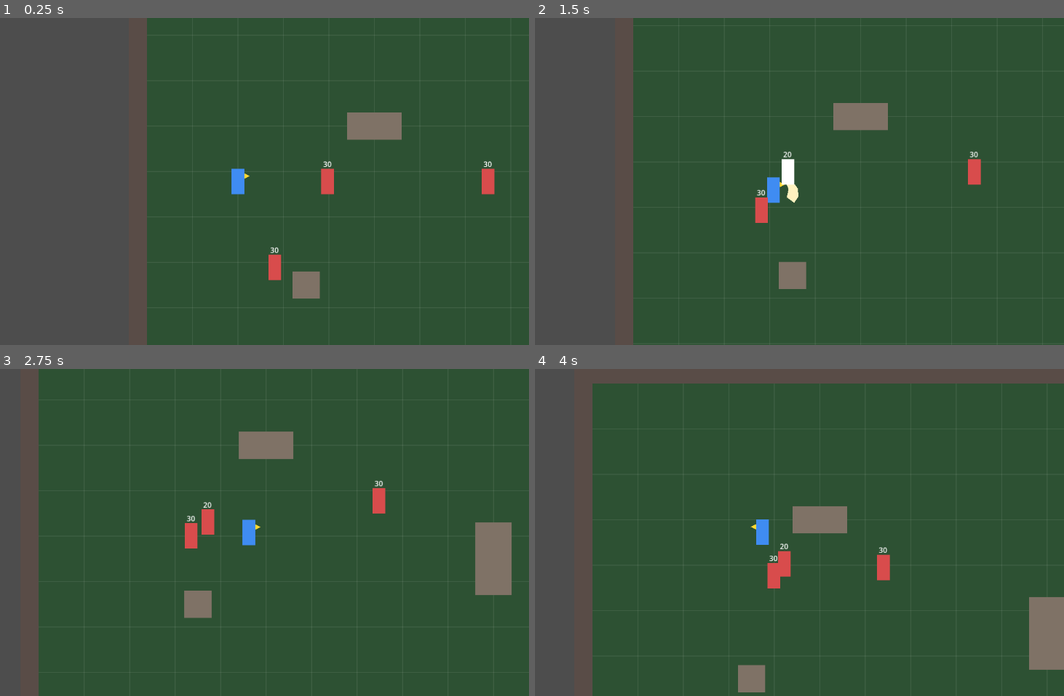
Above: before the commit, frames 1-4 (two rows, left to right).
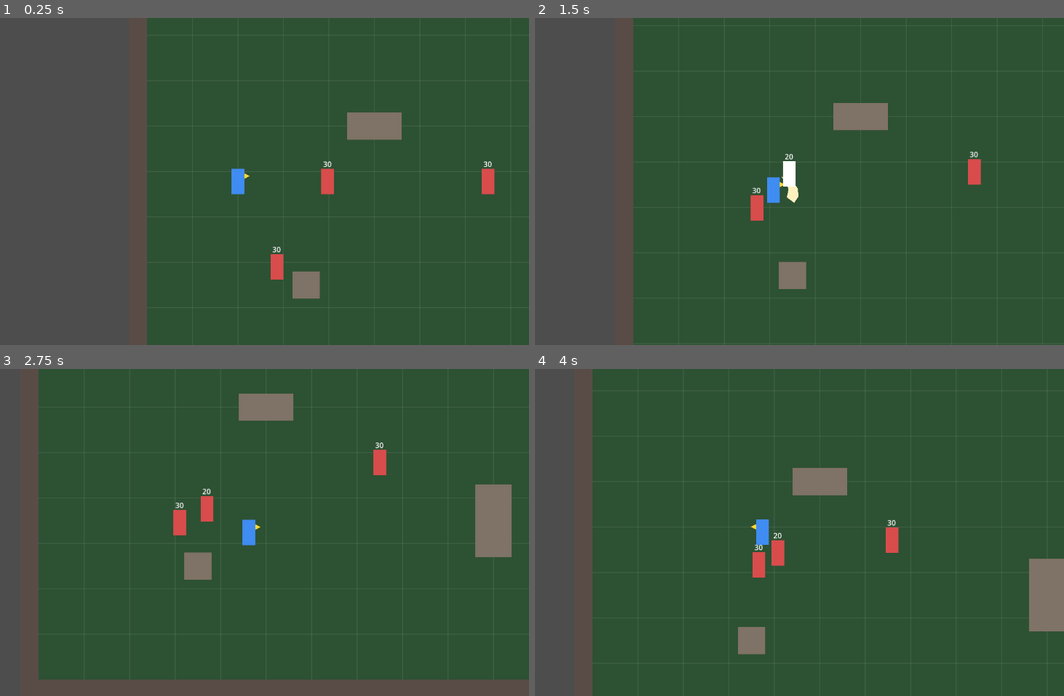
Above: after the commit, the same moments.

Repository: knc219-a11y/second-game
Game: Godot game, scene res://scenes/test_map.tscn
The game is run twice, just before and just after one commit, with the same random seed, the same clock (stepped at 60 frames per second) and the same inputs.
Inputs:
- Up to frame 1 (0.25 s): no input
- Up to frame 2 (1.5 s): hold D (move_right) 0.53-1.28 s; tap Space (attack) at 0.6, 1.35 s; hold S (move_down) from 1.28 s (still down)
- Up to frame 3 (2.75 s): release S (move_down) at 2.03 s; hold D (move_right) from 2.03 s (still down); tap Space (attack) at 2.1 s
- Up to frame 4 (4 s): release D (move_right) at 2.78 s; hold W (move_up) 2.78-3.53 s; tap Space (attack) at 2.85, 3.6 s; hold A (move_left) from 3.53 s (still down)

The runs differ from the first frame. In frame 1, 0.1% of the frame differs, in the area x 50-54%, y 70-81%; in frame 2, 0.3%; in frame 3, 9.8%, in the area x 7-100%, y 7-100%; in frame 4, 9.2%.

Commit message:
Enemy: align to Player's Y combat line before stopping
Enemy now heads for a spot stop_distance px to the Player's left or right
and only stops once within vertical_tolerance (24px) of the Player's Y,
so enemies approaching from above/below end up inside the left/right
attack hitbox instead of parking over or under the Player.

Co-Authored-By: Claude Opus 5.5 (1M context) <noreply@anthropic.com>
Claude-Session: https://claude.ai/code/session_01Sv3xPvew4du9iiKPJge8id

Diff:
--- a/scripts/enemy.gd
+++ b/scripts/enemy.gd
@@ -1,14 +1,18 @@
 extends CharacterBody2D
 
-# Test enemy: chases the Player in a straight line (no pathfinding) and stops nearby.
+# Test enemy: chases the Player in a straight line (no pathfinding) and stops
+# beside it on the same Y line, where the Player's left/right attack can reach.
 @export var max_hp: int = 30
 @export var move_speed: float = 90.0
 # Starts chasing when the Player comes within detect_range px.
 @export var detect_range: float = 300.0
 # Gives up once the Player is farther than lose_range px (> detect_range so it doesn't flicker at the edge).
 @export var lose_range: float = 400.0
-# Stops approaching at this distance (px) from the Player.
+# Horizontal distance (px) kept from the Player once on the same combat line.
 @export var stop_distance: float = 50.0
+# Max Y difference (px) that still counts as the Player's combat line.
+# The Player only attacks left/right, so the enemy must be within this to stop.
+@export var vertical_tolerance: float = 24.0
 # Knockback: slides knockback_distance px over knockback_duration s, then stops.
 @export var knockback_distance: float = 24.0
 @export var knockback_duration: float = 0.1
@@ -20,6 +24,8 @@
 var knockback_time_left: float = 0.0
 var flash_time_left: float = 0.0
 var is_chasing: bool = false
+# Which side of the Player to stand on: 1 = right, -1 = left.
+var side: int = 1
 var player: Node2D
 
 @onready var hp_label: Label = $HpLabel
@@ -62,12 +68,26 @@
 	elif is_chasing and dist > lose_range:
 		is_chasing = false
 
-	if is_chasing and dist > stop_distance and delta > 0.0:
-		# normalized() keeps diagonal speed equal to straight speed.
-		# Capped so the last step lands on stop_distance instead of overshooting.
-		var speed := minf(move_speed, (dist - stop_distance) / delta)
-		velocity = to_player.normalized() * speed
-		move_and_slide()
+	if not is_chasing or delta <= 0.0:
+		return
+
+	# Stay on the side we're already on; directly above/below keeps the last side.
+	var dx := global_position.x - player.global_position.x
+	if dx != 0.0:
+		side = 1 if dx > 0.0 else -1
+	# Stopped only when on the Player's Y line and at a left/right attack distance.
+	# Lower bound (half of stop_distance) keeps it from parking right above/below the Player.
+	var on_line := absf(to_player.y) <= vertical_tolerance
+	var at_side := absf(dx) <= stop_distance and absf(dx) >= stop_distance * 0.5
+	if on_line and at_side:
+		return
+
+	# Head for the combat spot beside the Player instead of the Player itself.
+	var to_spot := player.global_position + Vector2(side * stop_distance, 0.0) - global_position
+	# Capped so the last step lands on the spot instead of overshooting (no jitter).
+	var speed := minf(move_speed, to_spot.length() / delta)
+	velocity = to_spot.normalized() * speed
+	move_and_slide()
 
 
 # direction: 1 = right, -1 = left, 0 = no knockback.
